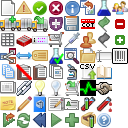
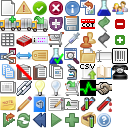
Layers edited between the first and the second 128x128 image:
added layer "Phone" above "Warning_16x16.png" over [112, 64, 128, 80]
